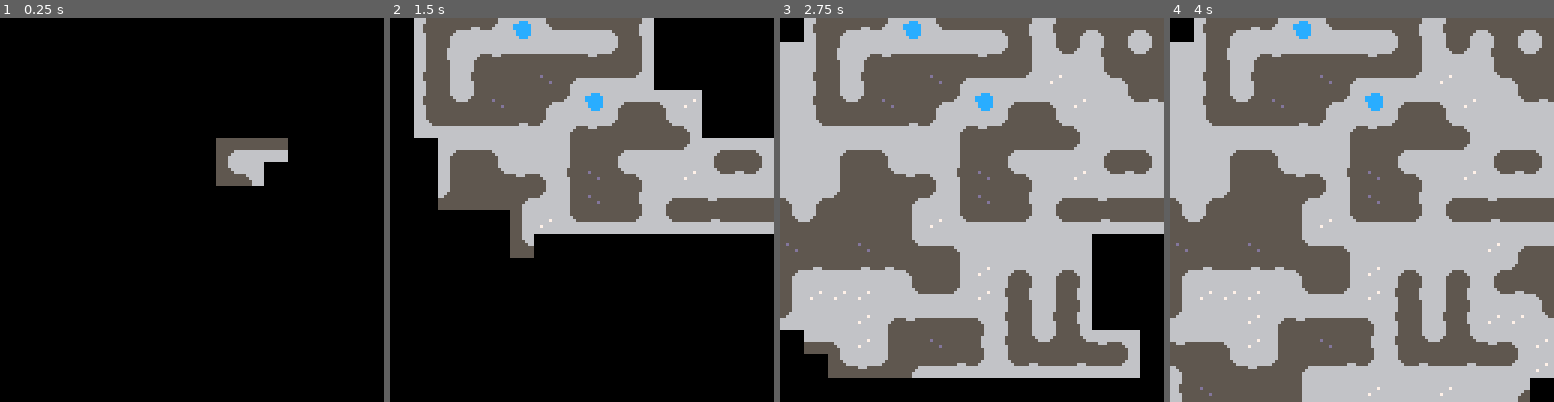
Above: before the commit, frames 1-4 (left to right).
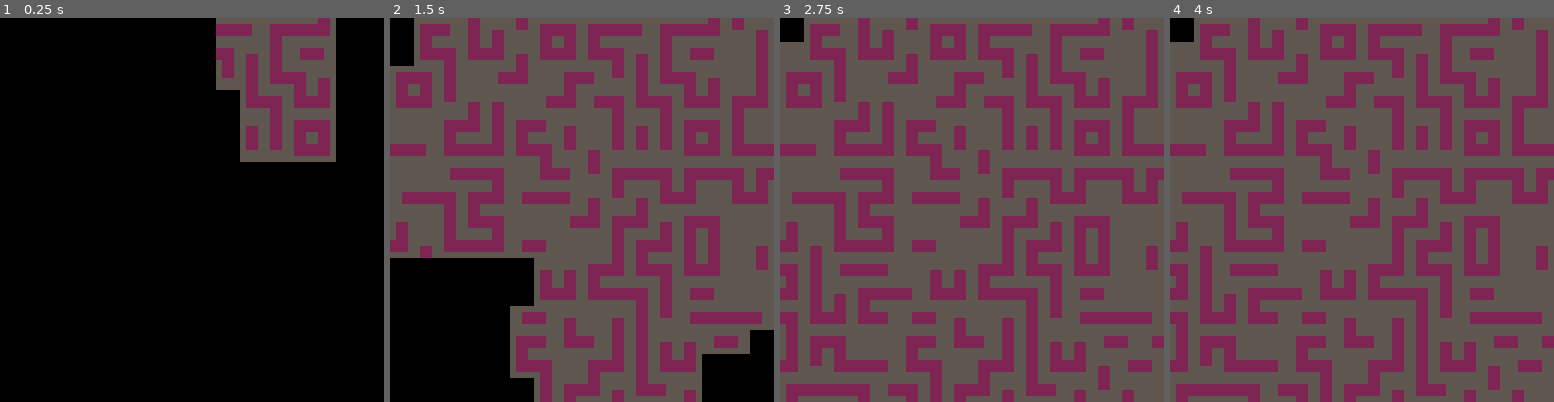
Above: after the commit, the same moments.

Repository: thtroyer/pico8_wfc_demos
Game: PICO-8 cartridge wfc_demo.p8
Same seed, same stepped clock (60 frames per second), same inputs: the game is played once before the commit and once after it.
Inputs:
- Up to frame 1 (0.25 s): no input
- Up to frame 2 (1.5 s): tap X (X key) at 0.33, 1.07 s
- Up to frame 3 (2.75 s): tap X (X key) at 1.85 s
- Up to frame 4 (4 s): tap X (X key) at 2.97 s

The runs differ from the first frame. In frame 1, 12% of the frame differs, in the area x 56-88%, y 0-44%; in frame 2, 70%; in frame 3, 74%, in the area x 0-100%, y 0-100%; in frame 4, 71%.

Commit message:
Trying another set of map tiles

Diff:
--- a/src/map/mapdata.lua
+++ b/src/map/mapdata.lua
@@ -25,29 +25,46 @@
 			-- map_tiles[x+y*16]:add(64)
 			-- map_tiles[x+y*16]:add(65)
 			-- map_tiles[x+y*16]:add(80)
-			map_tiles[x+y*16]:add(64)
-			map_tiles[x+y*16]:add(65)
-			map_tiles[x+y*16]:add(66)
-			map_tiles[x+y*16]:add(80)
-			map_tiles[x+y*16]:add(81)
-			map_tiles[x+y*16]:add(82)
-			map_tiles[x+y*16]:add(83)
-			map_tiles[x+y*16]:add(84)
-			map_tiles[x+y*16]:add(85)
-			map_tiles[x+y*16]:add(86)
-			map_tiles[x+y*16]:add(87)
-			map_tiles[x+y*16]:add(96)
-			map_tiles[x+y*16]:add(97)
-			map_tiles[x+y*16]:add(98)
-			map_tiles[x+y*16]:add(99)
-			map_tiles[x+y*16]:add(100)
-			map_tiles[x+y*16]:add(101)
-			map_tiles[x+y*16]:add(102)
-			map_tiles[x+y*16]:add(103)
-			map_tiles[x+y*16]:add(88)
-			map_tiles[x+y*16]:add(89)
-			map_tiles[x+y*16]:add(104)
-			map_tiles[x+y*16]:add(105)
+
+			-- map_tiles[x+y*16]:add(64)
+			-- map_tiles[x+y*16]:add(65)
+			-- map_tiles[x+y*16]:add(66)
+			-- map_tiles[x+y*16]:add(80)
+			-- map_tiles[x+y*16]:add(81)
+			-- map_tiles[x+y*16]:add(82)
+			-- map_tiles[x+y*16]:add(83)
+			-- map_tiles[x+y*16]:add(84)
+			-- map_tiles[x+y*16]:add(85)
+			-- map_tiles[x+y*16]:add(86)
+			-- map_tiles[x+y*16]:add(87)
+			-- map_tiles[x+y*16]:add(96)
+			-- map_tiles[x+y*16]:add(97)
+			-- map_tiles[x+y*16]:add(98)
+			-- map_tiles[x+y*16]:add(99)
+			-- map_tiles[x+y*16]:add(100)
+			-- map_tiles[x+y*16]:add(101)
+			-- map_tiles[x+y*16]:add(102)
+			-- map_tiles[x+y*16]:add(103)
+			-- map_tiles[x+y*16]:add(88)
+			-- map_tiles[x+y*16]:add(89)
+			-- map_tiles[x+y*16]:add(104)
+			-- map_tiles[x+y*16]:add(105)
+
+
+
+			map_tiles[x+y*16]:add(74)
+			map_tiles[x+y*16]:add(75)
+			map_tiles[x+y*16]:add(76)
+			map_tiles[x+y*16]:add(77)
+			map_tiles[x+y*16]:add(78)
+			map_tiles[x+y*16]:add(90)
+			map_tiles[x+y*16]:add(91)
+			map_tiles[x+y*16]:add(92)
+			map_tiles[x+y*16]:add(93)
+			map_tiles[x+y*16]:add(94)
+			map_tiles[x+y*16]:add(95)
+			map_tiles[x+y*16]:add(106)
+
 
 		end
 	end
--- a/src/map/mapgen.lua
+++ b/src/map/mapgen.lua
@@ -70,7 +70,8 @@
 function mapgen:find_neighboring_tiles()
 	local r = neighbor_rules:new()
 
-	local tiles = { 64, 65, 66, 80, 81, 82, 83, 84, 85, 86, 87, 96, 97, 98, 99, 100, 101, 102, 103, 88, 89, 104, 105}
+	-- local tiles = { 64, 65, 66, 80, 81, 82, 83, 84, 85, 86, 87, 96, 97, 98, 99, 100, 101, 102, 103, 88, 89, 104, 105}
+	local tiles = { 74, 75, 76, 77, 78, 90, 91, 92, 93, 94, 95, 106 }
 
 	for t1 in all(tiles) do
 		for t2 in all(tiles) do
Not shown, changed: 24 lines of the sprite sheet (__gfx__) section of wfc_demo.p8
